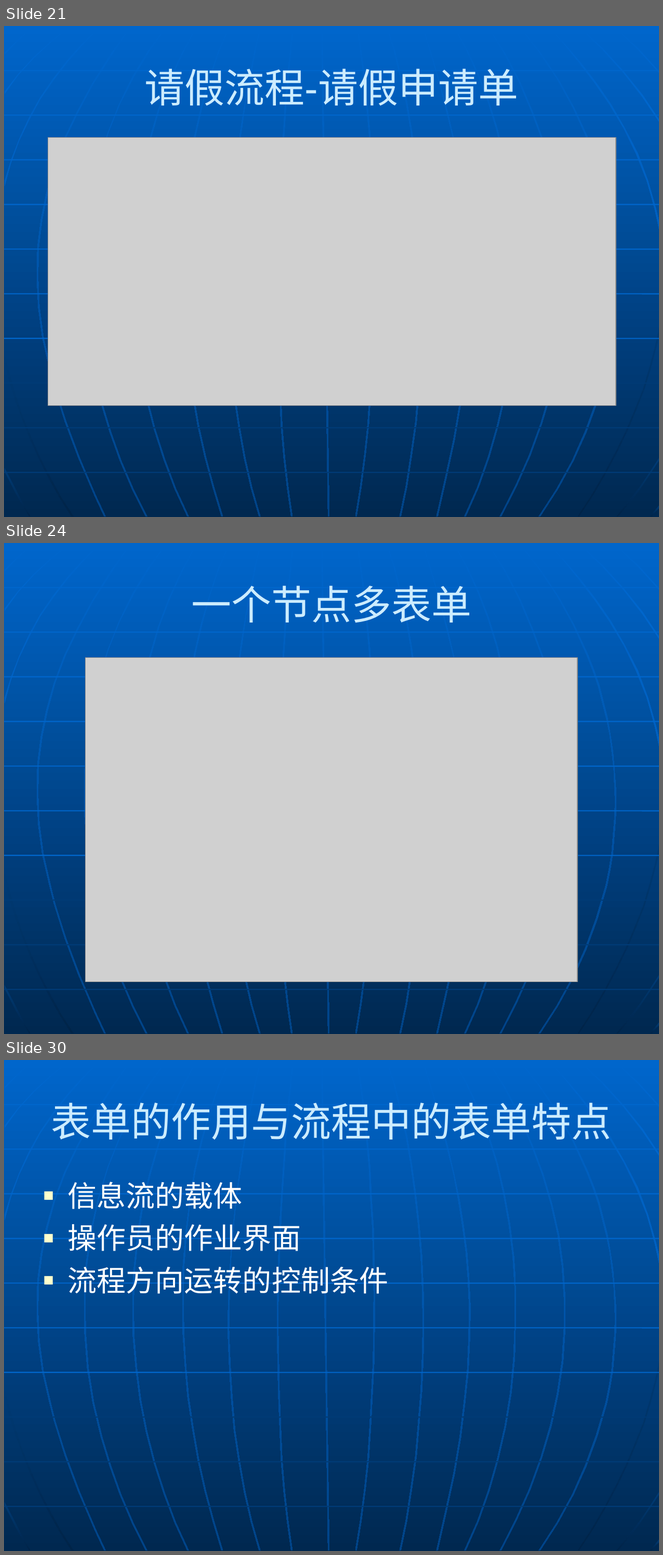
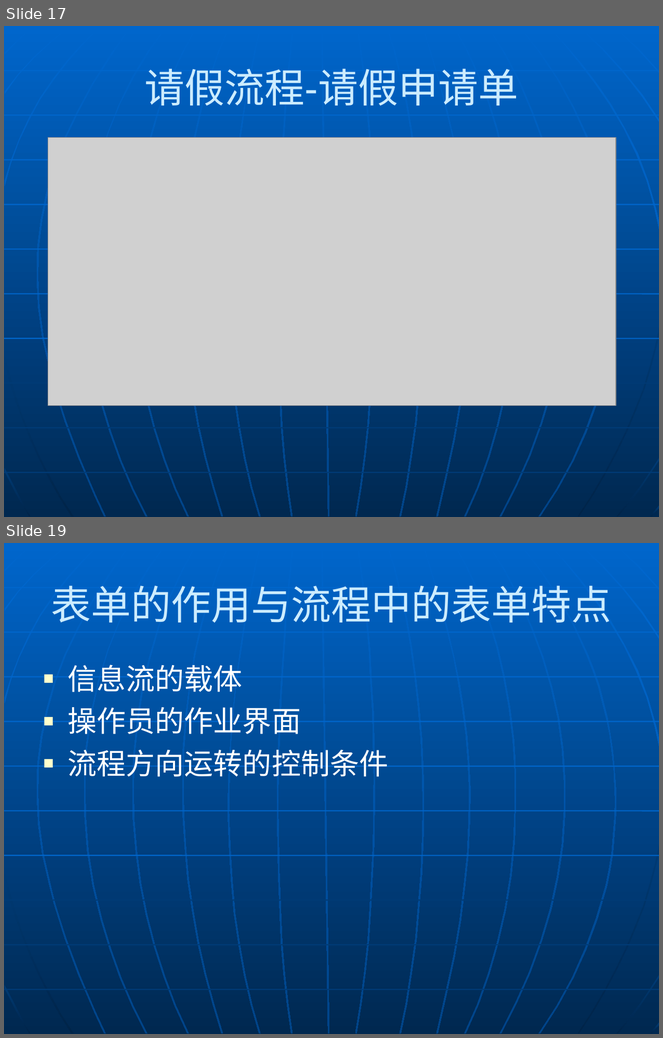
Before and after one commit to send2vinnie/ccflow, a slide deck: ccflow/Documents/视频讲义/驰骋工作流程引擎讲义-流程入门.ppt. Shown one above the other, each under a label of ours: slides 21, 24 and 30 before the commit, slides 17 and 19 after it; the slides between them are not shown. The pictures are 663x1555 and 663x1038 pixels, drawn with LibreOffice and Linux fonts; fonts in the diff are those of the drawing; grey boxes stand for pictures. Boxes give left, top, right and bottom in pixels: in the first picture for what was removed or moved away, otherwise in the second. Text is boxed around its words. In the diff, an @@ line names an element or a change of style, - is before the commit and + after.

```diff
--- a/ccflow/Documents/视频讲义/驰骋工作流程引擎讲义-流程入门.ppt
+++ b/ccflow/Documents/视频讲义/驰骋工作流程引擎讲义-流程入门.ppt
@@ slide 24 removed at [4, 543, 659, 1034], background gradient #0066CC to #002850; not listed: 34 template elements that a slide beside it also shows @@
@@ title removed at [191, 586, 471, 623] @@
-一个节点多表单
@@ picture removed at [85, 657, 577, 982] @@
@@ what was slide 21 is now slide 17 @@
@@ what was slide 30 is now slide 19 @@
```
Also in this commit, not shown: 1 slide changed, 10 other slides removed, 51 other files.
